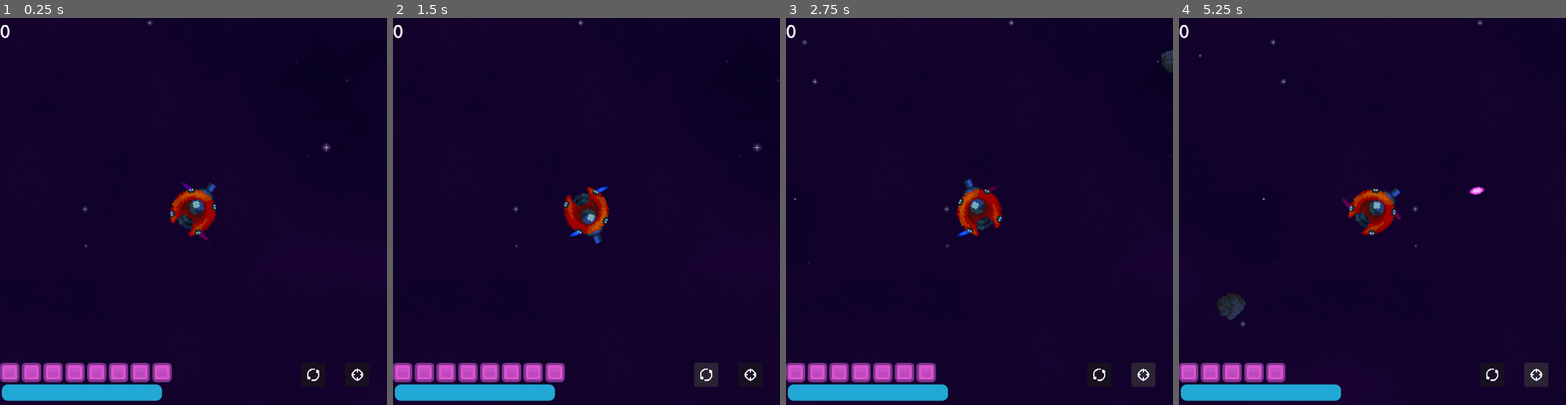
Above: before the commit, frames 1-4 (left to right).
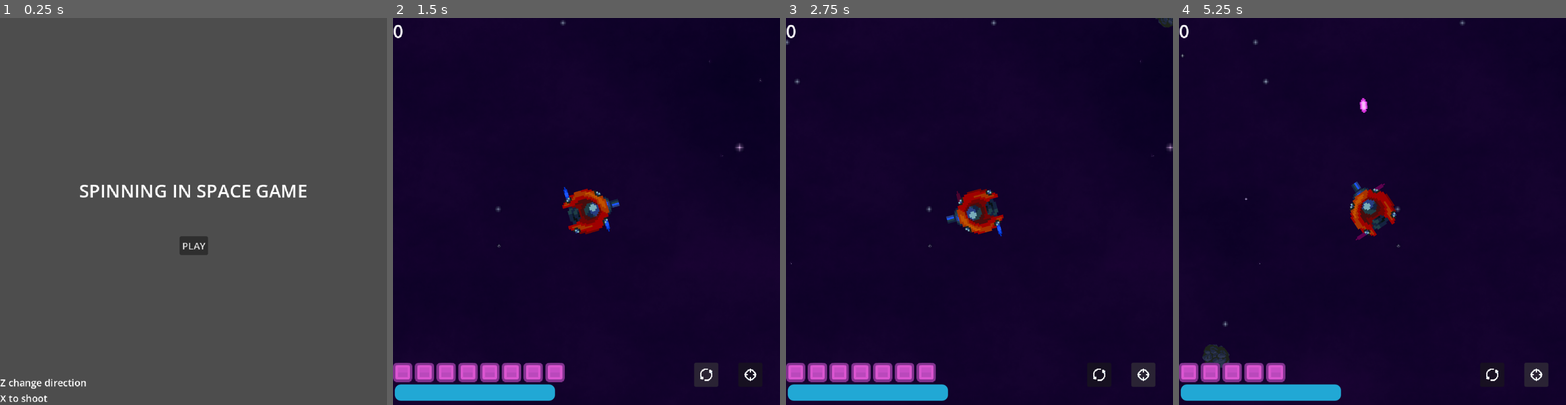
Above: after the commit, the same moments.

Repository: Wife-Haver/JuniperDevJam
Game: Godot game, scene res://Scenes/main_menu.tscn
Same seed, same stepped clock (60 frames per second), same inputs: the game is played once before the commit and once after it. Before the commit the project starts from res://Scenes/main.tscn.
Inputs (mouse positions are in pixels of both pictures, inside the frame that each line leads up to):
- Up to frame 1 (0.25 s): no input
- Up to frame 2 (1.5 s): click (586, 246) at 0.5 s, where only the run after the commit has a clickable "PLAY"; click (706, 374) at 1.25 s
- Up to frame 3 (2.75 s): click (1142, 374) at 2 s
- Up to frame 4 (5.25 s): click (1492, 374) at 2.75 s; click (1535, 374) at 3.5 s; click (1492, 374) at 4.25 s; click (1535, 374) at 5 s

The runs differ from the first frame. In frame 1, 100% of the frame differs, in the area x 0-100%, y 0-100%; in frame 2, 1.3%; in frame 3, 1.5%; in frame 4, 2.0%.

Commit message:
first export done
-also added main menu

Diff:
--- a/Scenes/main_menu.tscn
+++ b/Scenes/main_menu.tscn
@@ -12,3 +12,47 @@
 anchor_bottom = 1.0
 grow_horizontal = 2
 grow_vertical = 2
+
+[node name="Title" type="Label" parent="Control" unique_id=1670359382]
+layout_mode = 1
+anchors_preset = 8
+anchor_left = 0.5
+anchor_top = 0.5
+anchor_right = 0.5
+anchor_bottom = 0.5
+offset_left = -101.0
+offset_top = -47.0
+offset_right = 101.0
+offset_bottom = -24.0
+grow_horizontal = 2
+grow_vertical = 2
+theme_override_font_sizes/font_size = 30
+text = "SPINNING IN SPACE GAME"
+
+[node name="Instructions" type="Label" parent="Control" unique_id=1372504768]
+layout_mode = 1
+anchors_preset = 2
+anchor_top = 1.0
+anchor_bottom = 1.0
+offset_top = -23.0
+offset_right = 40.0
+grow_vertical = 0
+text = "Z change direction
+X to shoot"
+
+[node name="PlayBtn" type="Button" parent="Control" unique_id=1696720207]
+layout_mode = 1
+anchors_preset = 8
+anchor_left = 0.5
+anchor_top = 0.5
+anchor_right = 0.5
+anchor_bottom = 0.5
+offset_left = -4.0
+offset_top = 52.0
+offset_right = 4.0
+offset_bottom = 60.0
+grow_horizontal = 2
+grow_vertical = 2
+text = "PLAY"
+
+[connection signal="pressed" from="Control/PlayBtn" to="." method="_on_play_btn_pressed"]
--- a/Scenes/ui.tscn
+++ b/Scenes/ui.tscn
@@ -55,8 +55,8 @@
 anchor_top = 1.0
 anchor_right = 1.0
 anchor_bottom = 1.0
-offset_top = -66.0
-offset_bottom = -30.0
+offset_top = -70.0
+offset_bottom = 71.0
 grow_horizontal = 2
 grow_vertical = 0
 dragging_enabled = false
@@ -130,8 +130,7 @@
 [node name="Buttons" type="HBoxContainer" parent="HBoxContainer" unique_id=965375022]
 layout_mode = 2
 size_flags_horizontal = 8
-size_flags_vertical = 4
-alignment = 2
+size_flags_vertical = 0
 script = ExtResource("6_ryf15")
 
 [node name="SwapSpin" type="Button" parent="HBoxContainer/Buttons" unique_id=1941345978]
--- a/Scripts/Globals/player_manager.gd
+++ b/Scripts/Globals/player_manager.gd
@@ -11,9 +11,9 @@
 signal ammo_changed(current: int, max: int)
 signal player_fired
 
-func _input(event):
-	if Input.is_action_just_pressed("blah"):
-		hurt_player(1)
+#func _input(event):
+	#if Input.is_action_just_pressed("blah"):
+		#hurt_player(1)
 
 func get_current_hp()->int:
 	return _current_hp
--- a/Scripts/UI/main_menu.gd
+++ b/Scripts/UI/main_menu.gd
@@ -1 +1,5 @@
 extends CanvasLayer
+
+
+func _on_play_btn_pressed():
+	ScreenManager.start_game()
--- a/project.godot
+++ b/project.godot
@@ -11,7 +11,7 @@
 [application]
 
 config/name="SpinToWin"
-run/main_scene="uid://do7l3vsqxf4lj"
+run/main_scene="uid://cs0k1wreqgms2"
 config/features=PackedStringArray("4.6", "GL Compatibility")
 config/icon="res://icon.svg"
 
@@ -71,3 +71,4 @@
 rendering_device/driver.windows="d3d12"
 renderer/rendering_method="gl_compatibility"
 renderer/rendering_method.mobile="gl_compatibility"
+textures/vram_compression/import_etc2_astc=true
Not shown, added: export_presets.cfg
Not shown, changed: .gitignore
